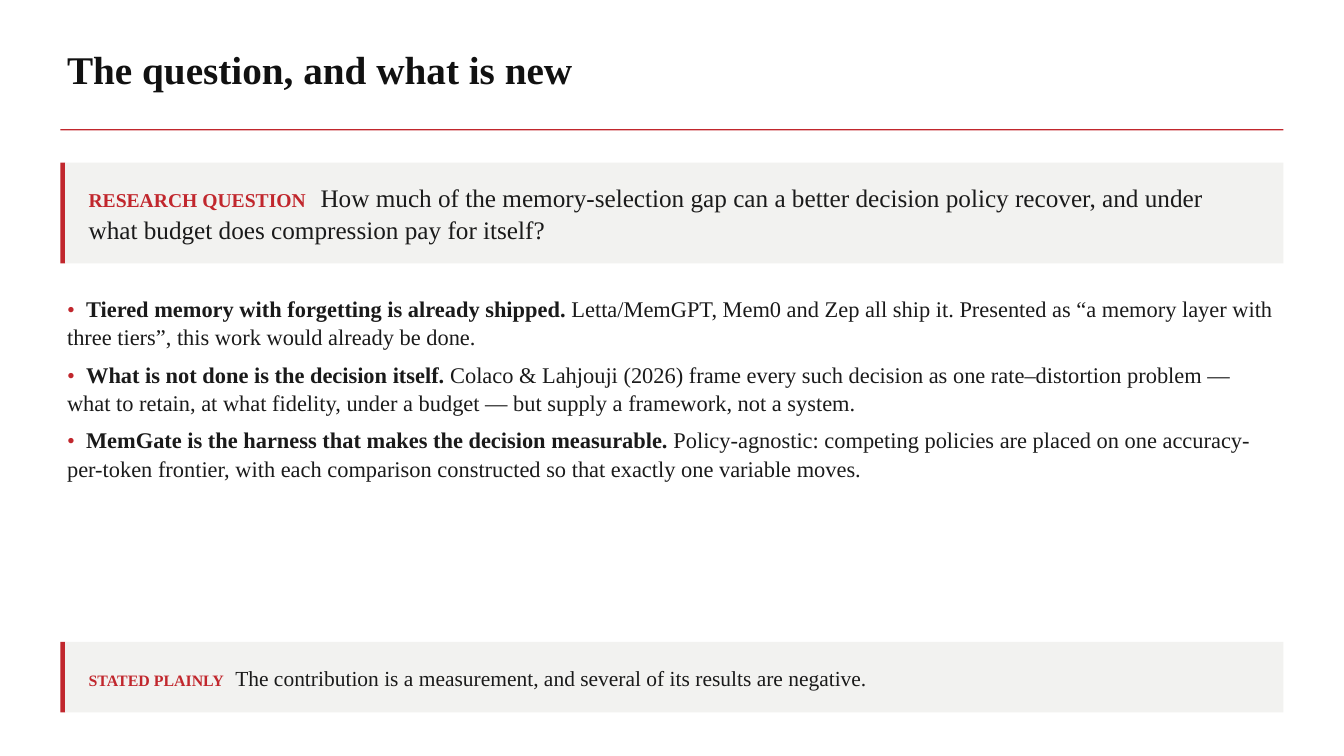
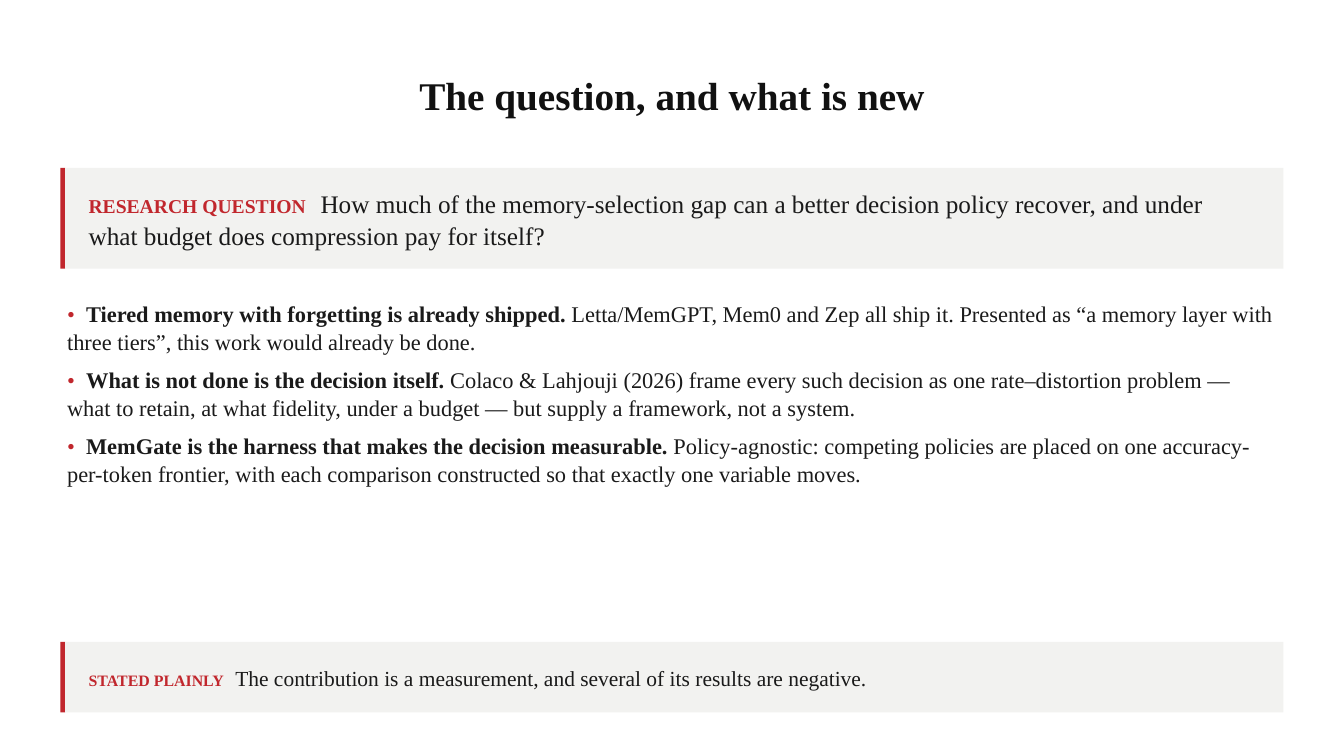
Before and after one commit to ruthme1ster/MemGate, a slide deck: slide 5 of MemGate_Capstone_Review2_NMIMS.pptx. Drawn at 1344x756 pixels with LibreOffice and Linux fonts; fonts in the diff are those of the drawing; background and template pictures are left out. Boxes give left, top, right and bottom in pixels: in the first picture for what was removed or moved away, otherwise in the second. Text is boxed around its words. In the diff, an @@ line names an element or a change of style, - is before the commit and + after.

```diff
--- a/MemGate_Capstone_Review2_NMIMS.pptx
+++ b/MemGate_Capstone_Review2_NMIMS.pptx
@@ text "The question, and what is ...": place and size @@
-text "The question, and what is ..." at bbox=[67, 56, 572, 91]
+text "The question, and what is ..." at bbox=[419, 82, 924, 117]
@@ text "The question, and what is ..." at bbox=[419, 82, 924, 117]: alignment left to centre; vertical alignment top to middle @@
@@ rectangle removed at bbox=[60, 129, 1284, 130] @@
@@ 2 texts, 2 rectangles: place and size @@
-2 texts, 2 rectangles at bbox=[60, 163, 1284, 482]
+2 texts, 2 rectangles at bbox=[60, 168, 1284, 487]
```
Also in this commit, not shown: 29 other slides changed, 3 other files.
